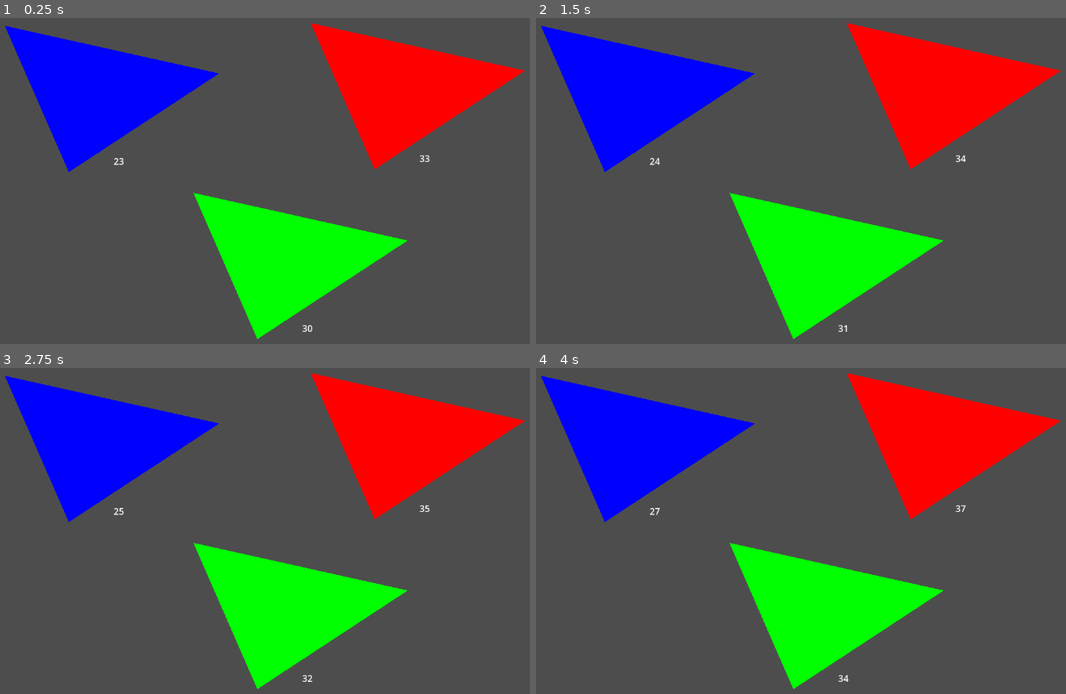
Above: before the commit, frames 1-4 (two rows, left to right).
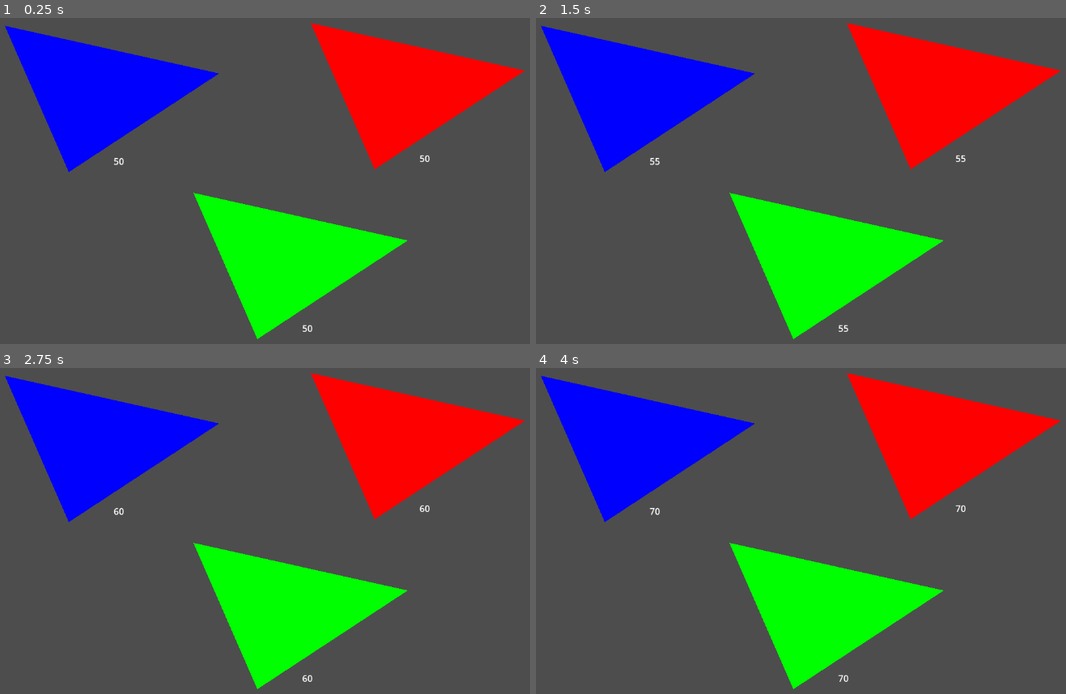
Above: after the commit, the same moments.

Repository: sprawy8/gameio
Game: Godot game, scene res://scenes/Map.tscn
Two runs of this game, one before a commit and one after it. Both use one fixed random seed, a clock stepped at 60 frames per second and the inputs below.
Inputs (mouse positions are in pixels of both pictures, inside the frame that each line leads up to):
- Up to frame 1 (0.25 s): no input
- Up to frame 2 (1.5 s): tap Enter at 0.5 s; move the mouse to (outside the picture) at 0.52 s; click (outside the picture) at 0.67 s; tap Space at 1.25 s; move the mouse to (outside the picture) at 1.27 s; click (outside the picture) at 1.42 s
- Up to frame 3 (2.75 s): tap Enter at 2 s; move the mouse to (148, 524) at 2.02 s; click (148, 524) at 2.17 s
- Up to frame 4 (4 s): tap Space at 2.75 s; move the mouse to (785, 586) at 2.77 s; click (785, 586) at 2.92 s; tap Enter at 3.5 s; move the mouse to (1007, 570) at 3.52 s; click (1007, 570) at 3.67 s

The runs differ from the first frame. In frame 1, less than 0.1% of the frame differs, in the area x 21-82%, y 42-96%; in frame 2, less than 0.1%; in frame 3, less than 0.1%; in frame 4, less than 0.1%, in the area x 21-82%, y 41-97%.

Commit message:
Changed growth rate

Diff:
--- a/gejmjo/scripts/Map.gd
+++ b/gejmjo/scripts/Map.gd
@@ -4,7 +4,7 @@
 
 #Growth of troops
 var growth_interval = 1.0 # seconds
-var growth_amount = 1
+var growth_amount = 5
 
 func _ready():
 	territories = get_tree().get_nodes_in_group("territories")
@@ -28,7 +28,8 @@
 func on_territory_clicked(territory):
 	if selected_source == null:
 	# Select source territory owned by current player (assume player 0 for now)
-		if territory.owner_id == 0:
+	# Changed for tests so that its possible to try each territory.
+		if territory.owner_id == 0 || territory.owner_id == 1 || territory.owner_id == 2:
 			selected_source = territory
 			territory.set_selected(true)
 			print("Source selected: ", territory.owner_id)
@@ -72,5 +73,6 @@
 
 	for i in range(min(territories.size(), player_colors.size())):
 		territories[i].assign_owner(i, player_colors[i])
-		territories[i].troop_count = randi_range(20, 50)
+		#territories[i].troop_count = randi_range(20, 50)
+		territories[i].troop_count = 50
 		territories[i].update_display()
